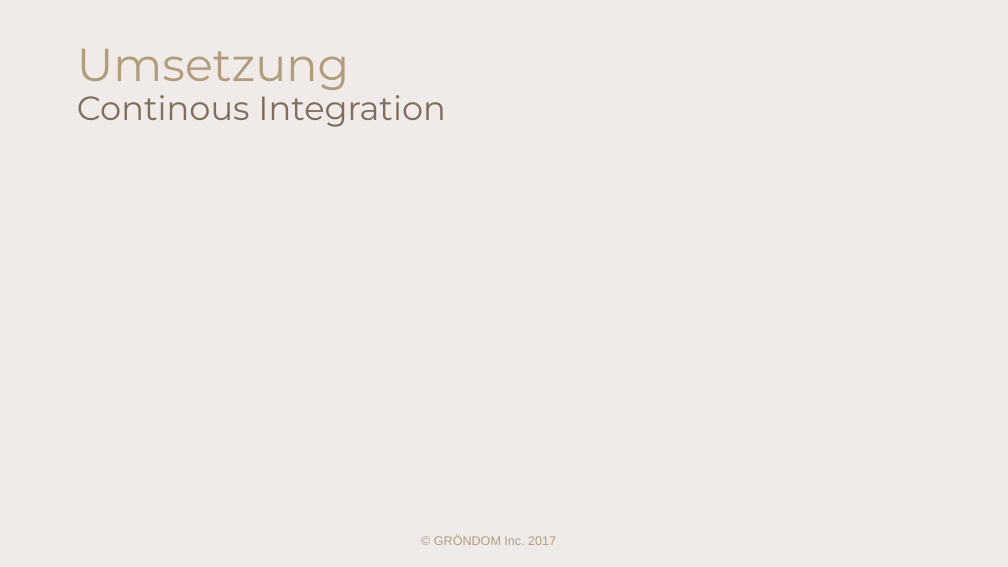
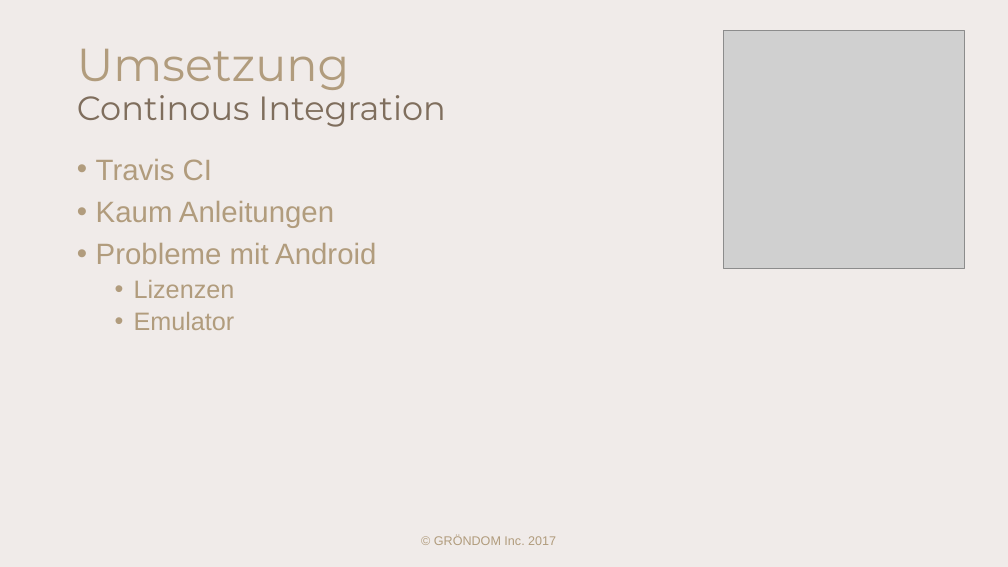
Before and after one commit to GAEBE2/GR-NDOM, a slide deck: slide 14 of documentation/specifications/GRÖNDOM_Präsentation.pptx. Drawn at 1008x567 pixels with LibreOffice and Linux fonts; fonts in the diff are those of the drawing; grey boxes stand for pictures. Boxes give left, top, right and bottom in pixels: in the first picture for what was removed or moved away, otherwise in the second. Text is boxed around its words. In the diff, an @@ line names an element or a change of style, - is before the commit and + after.

```diff
--- a/documentation/specifications/GRÖNDOM_Präsentation.pptx
+++ b/documentation/specifications/GRÖNDOM_Präsentation.pptx
@@ picture added at bbox=[724, 30, 964, 269] @@
@@ text added at bbox=[96, 159, 376, 330], 28 pt, text #B19C7D @@
+• Travis CI
+• Kaum Anleitungen
+• Probleme mit Android
+  • Lizenzen
+  • Emulator
```
Also in this commit, not shown: 4 other files.
